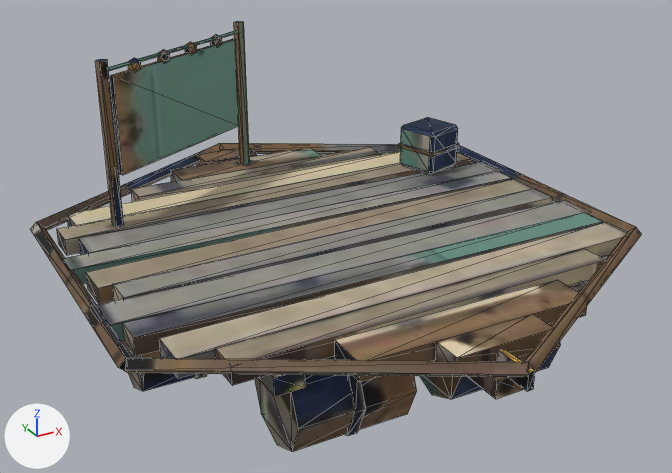
The glTF model client/public/city/raft-b-age1.glb as it was, and as the next commit left it.
One viewpoint serves both versions: a 50 mm lens placed at (-1.234, -2.255, 1.467), pointed at (-0.012, -0.034, 0.356). Arrows for +X, +Y and +Z are at lower left; the lights stay in place. The picture after the commit comes second. Mesh edges are drawn as thin lines. Where no turn or scale is listed for an object, it has been applied to the vertices. Vertices at exactly the same position are counted once.

Names of what the first picture shows: 'raft-b-age1'.
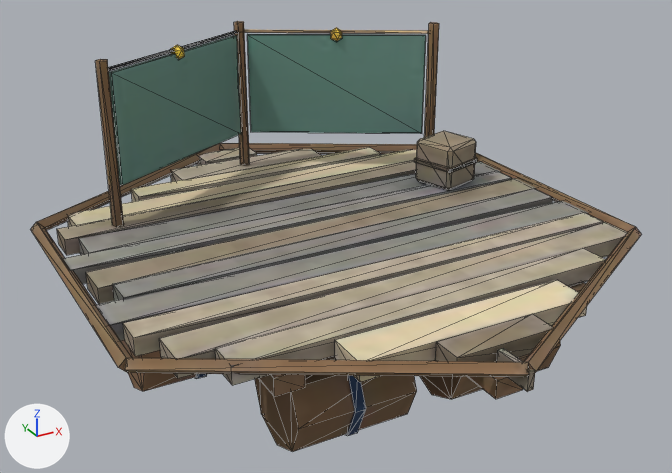
Changed parts and their boxes [x1, y1, x2, y2] in the pictures (672 x 473 px; the box of a moved part takes in the faces that stretch with it):
part 1 of me_raft_b_age1, added (brown)
    after: [424, 22, 439, 137]
part 2 of me_raft_b_age1, moved or reshaped
    before: [110, 39, 239, 175]
    after: [247, 34, 426, 134]
part 3 of me_raft_b_age1, moved or reshaped
    before: [400, 118, 458, 174]
    after: [416, 131, 476, 190]
part 4 of me_raft_b_age1, moved or reshaped
    before: [399, 142, 459, 157]
    after: [414, 157, 477, 173]
part 5 of me_raft_b_age1, deleted
    before: [185, 42, 197, 54]
part 6 of me_raft_b_age1, moved or reshaped
    before: [128, 35, 222, 71]
    after: [109, 28, 429, 185]
part 7 of me_raft_b_age1, surface changed (lighter)
    both: [31, 21, 641, 452]

The change in detail:
me_raft_b_age1 is used by ob_raft_b_age1; location (0.0, 0.0, 0.437).
me_raft_b_age1 had 542 vertices, 912 faces and spanned x -0.8..0.8, y -0.91..0.91, z -0.43..0.43.
me_raft_b_age1 now has 541 vertices, 908 faces and spans x -0.8..0.8, y -0.91..0.91, z -0.43..0.43.
me_raft_b_age1 part 1: a new loose piece, a 5-sided cylinder along z spanning x 0.543..0.577, y 0.315..0.348, z -0.067..0.433, in mat_baked (picture img_image_0).
me_raft_b_age1 part 2: the loose piece of 8 vertices spanning x -0.54..-0.02, y 0.34..0.65, z 0.08..0.38 is scaled about its middle by (1.02, -1.02, 1.13), then moved by (0.56, 0.0, -0.01).
me_raft_b_age1 part 3: the loose piece of 24 vertices spanning x 0.47..0.65, y 0.24..0.42, z -0.07..0.08 is moved by (-0.04, -0.16, 0.0).
me_raft_b_age1 part 4: the loose piece of 24 vertices spanning x 0.47..0.65, y 0.24..0.42, z 0.0..0.02 is moved by (-0.04, -0.16, 0.0).
me_raft_b_age1 part 5: the loose piece of 12 vertices spanning x -0.24..-0.2, y 0.51..0.55, z 0.37..0.41 is deleted.
Part 6, on me_raft_b_age1:
10 vertices are removed from x -0.45..-0.11, y 0.38..0.59, z 0.37..0.41.
44 faces are deleted.
26 vertices move from x -0.47..-0.09, y 0.38..0.61, z 0.37..0.4 to x -0.54..0.3, y 0.35..0.65, z 0.05..0.42.
11 vertices are added at x -0.54..0.56, y 0.33..0.66, z 0.05..0.41.
44 new faces join them.
me_raft_b_age1 part 7: 713 kept faces spanning x -0.8..0.8, y -0.91..0.91, z -0.43..0.43 get new texture (UV) coordinates.
